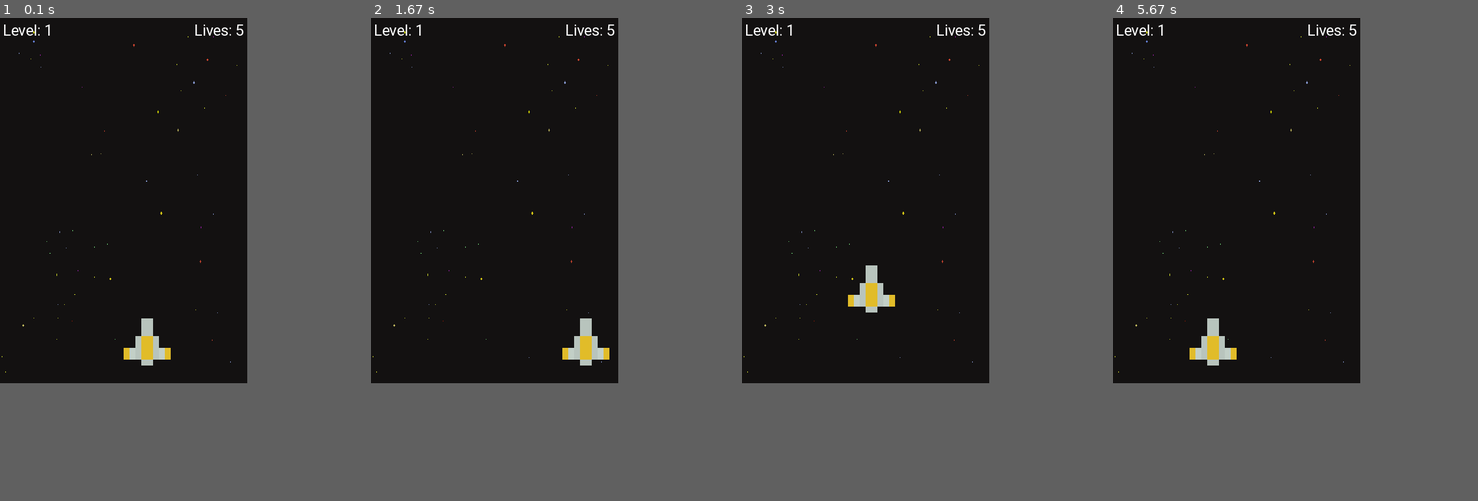
Above: before the commit, frames 1-4 (left to right).
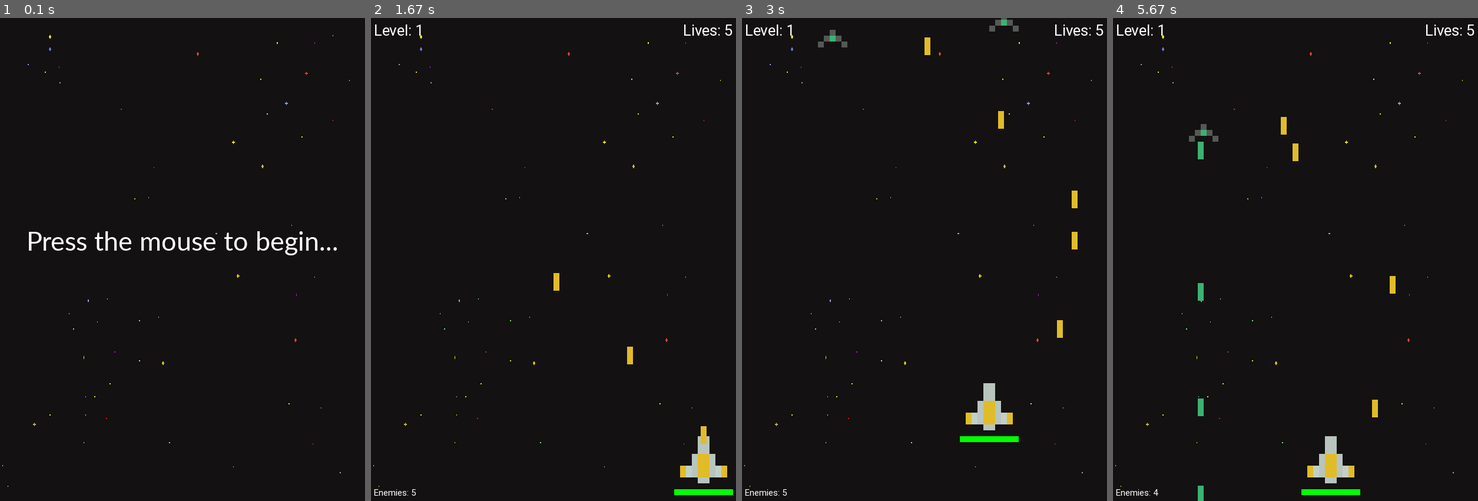
Above: after the commit, the same moments.

Repository: select-8/pygame-shenanigans
Game: pygame game, started from space_shooter/main.py
Two runs of this game, one before a commit and one after it. Both use one fixed random seed, a clock stepped at 60 frames per second and the inputs below.
Inputs (mouse positions are in pixels of both pictures, inside the frame that each line leads up to):
- Up to frame 1 (0.1 s): no input
- Up to frame 2 (1.67 s): click (400, 27) at 0.38 s, where only the run after the commit has a clickable "Level: 0"; hold Z 0.67-1.13 s; hold Right 0.67-1.13 s; hold Right 1.17-1.63 s; tap Z at 1.23, 1.53 s
- Up to frame 3 (3 s): hold Up 1.67-1.97 s; tap Z at 1.73, 2.07, 2.37, 2.57, 2.87 s; hold Right 2-2.47 s; hold Left from 2.5 s (still down)
- Up to frame 4 (5.67 s): release Left at 3.03 s; hold Down 3.07-3.37 s; tap Z at 3.13, 3.47, 3.77, 3.9, 4.3, 4.6, 4.97, 5.37 s; hold Left 3.4-3.8 s; hold Up 3.83-4.2 s; hold Right 4.23-4.87 s; hold Down 4.9-5.27 s; hold Left from 5.3 s (still down)
In our replay, the window is 420x620 before the commit and 620x820 after it. These sizes can differ from the game's own. Grey fills any space a smaller window leaves; there, only what the larger window draws over its background counts as a difference.

The runs differ from the first frame. In frame 1, 1.9% of the frame differs, in the area x 0-96%, y 1-98%; in frame 2, 2.0%; in frame 3, 2.3%; in frame 4, 2.4%, in the area x 0-100%, y 1-100%.

Commit message:
basic functionality in place

Diff:
--- a/space_shooter/main.py
+++ b/space_shooter/main.py
@@ -2,9 +2,11 @@
 import os
 import time
 import random
+import logging
+
 pygame.font.init()
 
-WIDTH, HEIGHT = 420, 620
+WIDTH, HEIGHT = 620, 820
 WIN = pygame.display.set_mode((WIDTH, HEIGHT))
 pygame.display.set_caption('Space Shooter')
 
@@ -22,8 +24,30 @@
 BG = pygame.transform.scale(pygame.image.load('assets/background-black.png'), (WIDTH, HEIGHT))
 BG.convert()
 
+
+class Laser:
+    def __init__(self, x, y, img):
+        self.x = x
+        self.y = y
+        self.img = img
+        self.mask = pygame.mask.from_surface(self.img)
+
+    def draw(self, window):
+        window.blit(self.img, (self.x, self.y))
+
+    def move(self, vel):
+        self.y += vel
+
+    def off_screen(self, height):
+        return not(self.y <= height and self.y >= 0)
+
+    def collision(self, obj):
+        return collide(obj, self) # self here gives access to a specific instance of a laser
+
 # abstract class to define Ships
 class Ship:
+    COOLDOWN = 25 # half FPS i.e. half a second
+
     def __init__(self, x, y, health=100):
         self.x = x
         self.y = y
@@ -35,6 +59,31 @@
 
     def draw(self, window):
         window.blit(self.ship_img, (self.x, self.y))
+        for l in self.lasers:
+            l.draw(window)
+
+    def move_lasers(self, vel, obj):
+        self.cooldown()
+        for l in self.lasers:
+            l.move(vel)
+            if l.off_screen(HEIGHT):
+                self.lasers.remove(l)
+            elif l.collision(obj):
+                obj.health -= 10
+                self.lasers.remove(l)
+
+    # func to time how fast you can shoot
+    def cooldown(self):
+        if self.cool_down_counter >= self.COOLDOWN:
+            self.cool_down_counter = 0
+        elif self.cool_down_counter > 0:
+            self.cool_down_counter += 1
+
+    def shoot(self):
+        if self.cool_down_counter == 0:
+            laser = Laser(self.x, self.y, self.laser_img)
+            self.lasers.append(laser)
+            self.cool_down_counter = 1
 
     def get_width(self):
         return self.ship_img.get_width()
@@ -50,6 +99,28 @@
         self.laser_img = YELLOW_LAZER
         self.mask = pygame.mask.from_surface(self.ship_img)
         self.max_health = health
+
+    # this will override the parent class move_lasers method
+    def move_lasers(self, vel, objs):
+        self.cooldown()
+        for l in self.lasers:
+            l.move(vel)
+            if l.off_screen(HEIGHT):
+                self.lasers.remove(l)
+            else:
+                for obj in objs:
+                    if l.collision(obj):
+                        objs.remove(obj)
+                        if l in self.lasers:
+                            self.lasers.remove(l)
+
+    def draw(self, window):
+        super().draw(window)
+        self.healthbar(window)
+
+    def healthbar(self, window):
+        pygame.draw.rect(window, (255,0,0), (self.x, self.y + self.ship_img.get_height() + 10, self.ship_img.get_width(), 10))
+        pygame.draw.rect(window, (0,255,0), (self.x, self.y + self.ship_img.get_height() + 10, self.ship_img.get_width() * (self.health/self.max_health), 10))
 
 # Enemys inherit from Ship
 class Enemy(Ship):
@@ -66,16 +137,42 @@
     def move(self, vel):
         self.y += vel # enemy ships only move down
 
+    def shoot(self):
+        if self.cool_down_counter == 0:
+            laser = Laser(self.x - 20, self.y, self.laser_img)
+            self.lasers.append(laser)
+            self.cool_down_counter = 1
+
+
+def collide(obj1, obj2):
+    offset_x = obj2.x - obj1.x # the distance from obj1 to obj2 (top left x's)
+    offset_y = obj2.y - obj1.y # the distance from obj1 to obj2 (top left y's)
+    return obj1.mask.overlap(obj2.mask, (offset_x, offset_y)) != None # is obj1 mask overlapping obj2 mask with the offset
+
 
 def main():
     run = True
     FPS = 60
-    level = 1
+    level = 0
     lives = 5
+    main_font = pygame.font.SysFont('robotoboldttf', 26)
+    lost_font = pygame.font.SysFont('robotoboldttf', 50)
+    enemy_cnt_fnt = pygame.font.SysFont('robotoboldttf', 15)
+
+    enemies = []
+    wave_length = 0
+
+    enemy_velocity = 1
+    player_velocity = 5
+
+    laser_velocity = 5
+
+    player = Player(int(WIDTH/2 - 50), 700)
+
     clock = pygame.time.Clock()
-    main_font = pygame.font.SysFont('robotoboldttf', 26)
-    player_velocity = 5
-    player = Player(200, 500)
+
+    lost = False
+    lost_count = 0
 
     def redraw_window():
         # draw background image
@@ -86,9 +183,19 @@
         WIN.blit(lives_label, (WIDTH - lives_label.get_width() - 5 , 5))
         level_label = main_font.render(f"Level: {level}", 1, (255, 255 , 255))
         WIN.blit(level_label, (5,5))
+        enemy_label = enemy_cnt_fnt.render(f"Enemies: {len(enemies)}", 1, (255, 255 , 255))
+        WIN.blit(enemy_label, (5, HEIGHT - enemy_label.get_height() - 5 ))
+
+        # draw enemy ships
+        for en in enemies:
+            en.draw(WIN)
 
         # draw Player's ship
         player.draw(WIN)
+
+        if lost:
+            lost_label = lost_font.render('YOU LOOSE!!!', 1, (255, 0, 0))
+            WIN.blit(lost_label, ( WIDTH/2 - lost_label.get_width()/2, 300))
 
         pygame.display.update()
 
@@ -96,9 +203,27 @@
         clock.tick(FPS)
         redraw_window()
 
+        if lives <= 0 or player.health <= 0:
+            lost = True
+            lost_count += 1
+
+        if lost:
+            if lost_count > FPS * 3:
+                run = False
+            else:
+                continue
+
+        if len(enemies) == 0:
+            level += 1 # move up a level if no more enemies
+            wave_length += 5 # add more enemies
+            # enemy_velocity = level
+            for i in range(wave_length):
+                enemy = Enemy(random.randrange(50, WIDTH - 100), random.randrange(-800, -100), random.choice(['red', 'blue', 'green']))
+                enemies.append(enemy)
+
         for event in pygame.event.get():
             if event.type == pygame.QUIT:
-                run = False
+                quit()
 
         keys = pygame.key.get_pressed()
         if keys[pygame.K_LEFT] and player.x - player_velocity > 0:
@@ -107,7 +232,42 @@
             player.x += player_velocity
         if keys[pygame.K_UP] and player.y - player_velocity > 0:
             player.y -= player_velocity
-        if keys[pygame.K_DOWN] and player.y + player_velocity + player.get_height() < HEIGHT:
+        if keys[pygame.K_DOWN] and player.y + player_velocity + player.get_height() + 15 < HEIGHT: # the last 15 is the healthbar height
             player.y += player_velocity
-
-main()
+        if keys[pygame.K_z]:
+            player.shoot()
+
+        for en in enemies[:]: # iterates over a copy of the enemies list
+            en.move(enemy_velocity)
+            en.move_lasers(laser_velocity, player)
+
+            if random.randrange(0, 2*30) == 1:
+                en.shoot()
+
+            if collide(en, player):
+                player.health -= 10
+                enemies.remove(en)
+            elif en.y + en.get_height() > HEIGHT: # if y is > height enemies have gone off the screen: loose and life, remove that enemy from the enemy list
+                lives -= 1
+                enemies.remove(en) # once at 0 we hit the condition 'if len(enemies) == 0:'
+
+
+        player.move_lasers(-laser_velocity, enemies)
+
+def main_menu():
+    title_font = pygame.font.SysFont('calibriboldttf', 50)
+    run = True
+    while run:
+        WIN.blit(BG, (0,0))
+        title_label = title_font.render("Press the mouse to begin...", 1, (255,255,255))
+        WIN.blit(title_label, (WIDTH/2 - title_label.get_width()/2, 350) )
+        pygame.display.update()
+        for event in pygame.event.get():
+            if event.type == pygame.QUIT:
+                run = False
+            if event.type == pygame.MOUSEBUTTONDOWN:
+                main()
+
+    pygame.quit()
+
+main_menu()
